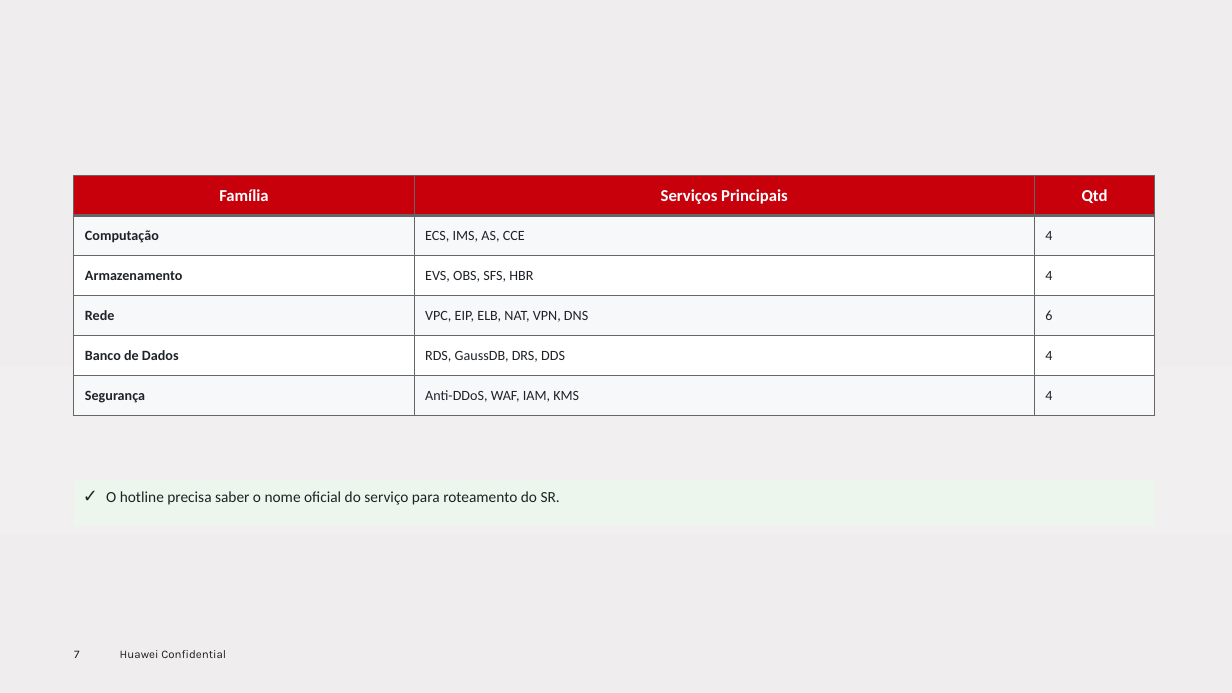
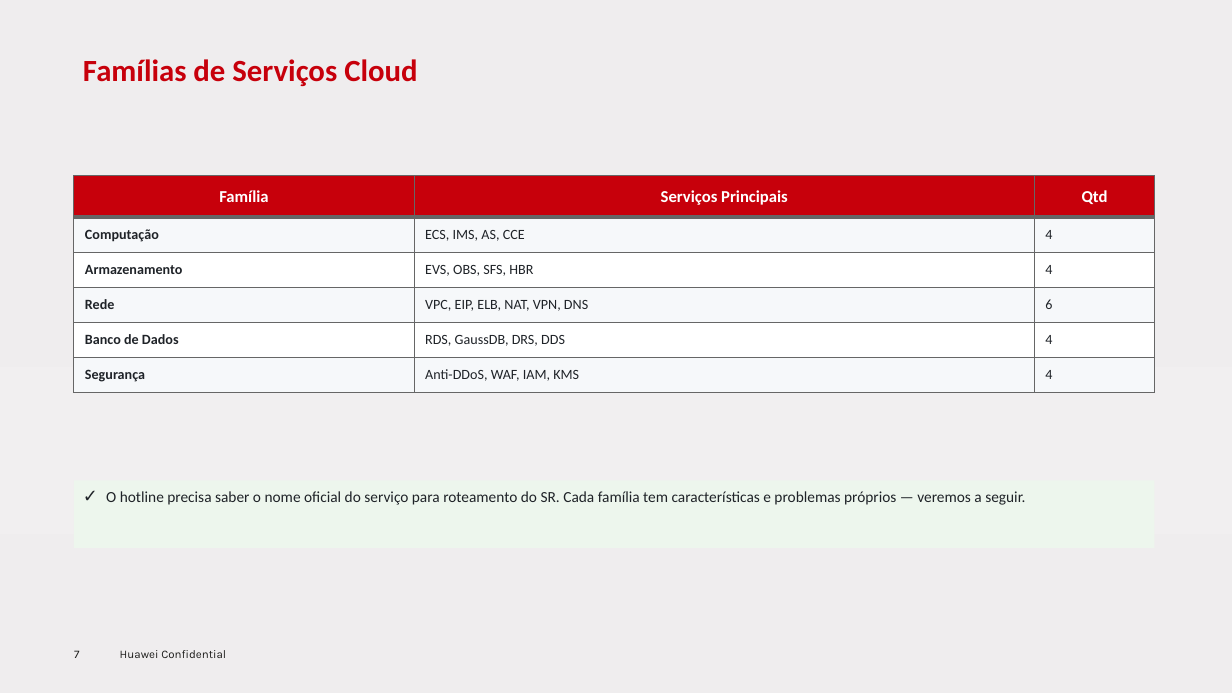
Before and after one commit to RaulMyron/Huawei-doc-templates, a slide deck: slide 7 of examples/ppt/pt-br/sample-pt-br.pptx. Drawn at 1232x693 pixels with LibreOffice and Linux fonts; fonts in the diff are those of the drawing; background and template pictures are left out. Boxes give left, top, right and bottom in pixels: in the first picture for what was removed or moved away, otherwise in the second. Text is boxed around its words. In the diff, an @@ line names an element or a change of style, - is before the commit and + after.

Commit message:
PPT: split authorship/thank-you slides, auto-fit tables, expand samples
Library (huawei_ppt.py):
- New authorship_slide() for page-2 back cover (author/version/date table,
  left half, never overlaps right-side branding)
- New thank_you_slide() for closing page; last_slide() is now a deprecated
  alias for it
- _strip_thank_you_from_last_page() removes the template's 'Thank you.'
  text box in-memory so the closing slide re-adds it explicitly
- set_title: top default 0.35 -> 0.55, now pins left to LEFT_MARGIN
- add_table: auto-fit row heights to available space, explicit row
  heights prevent auto-expansion, reduced cell margins
- Footer/content Y tuned (0.15" gap above footer)

SKILL.md: document authorship_slide, thank_you_slide; mark last_slide
deprecated; update skeleton and quick-start steps.

Samples (pt-br, en): expand Serviços chapter with per-service detail
slides (Computação, Armazenamento, Rede, BD, ...) adding an 'O Que
Verificar Primeiro' column; regenerate both decks.

```diff
--- a/examples/ppt/pt-br/sample-pt-br.pptx
+++ b/examples/ppt/pt-br/sample-pt-br.pptx
@@ title added at (83, 59, 417, 86), 24 pt, text #C7000B, bold @@
+Famílias de Serviços Cloud
@@ table: place and size @@
-table at (74, 175, 1154, 416)
+table at (74, 175, 1154, 393)
@@ text at (106, 491, 1025, 505): text changed @@
-✓ O hotline precisa saber o nome oficial do serviço para roteamento do SR.
+✓ O hotline precisa saber o nome oficial do serviço para roteamento do SR. Cada família tem características e problemas próprios — veremos a seguir.
```
Also in this commit, not shown: 17 other slides changed, 7 slides added, 1 slide removed, 5 other files.
